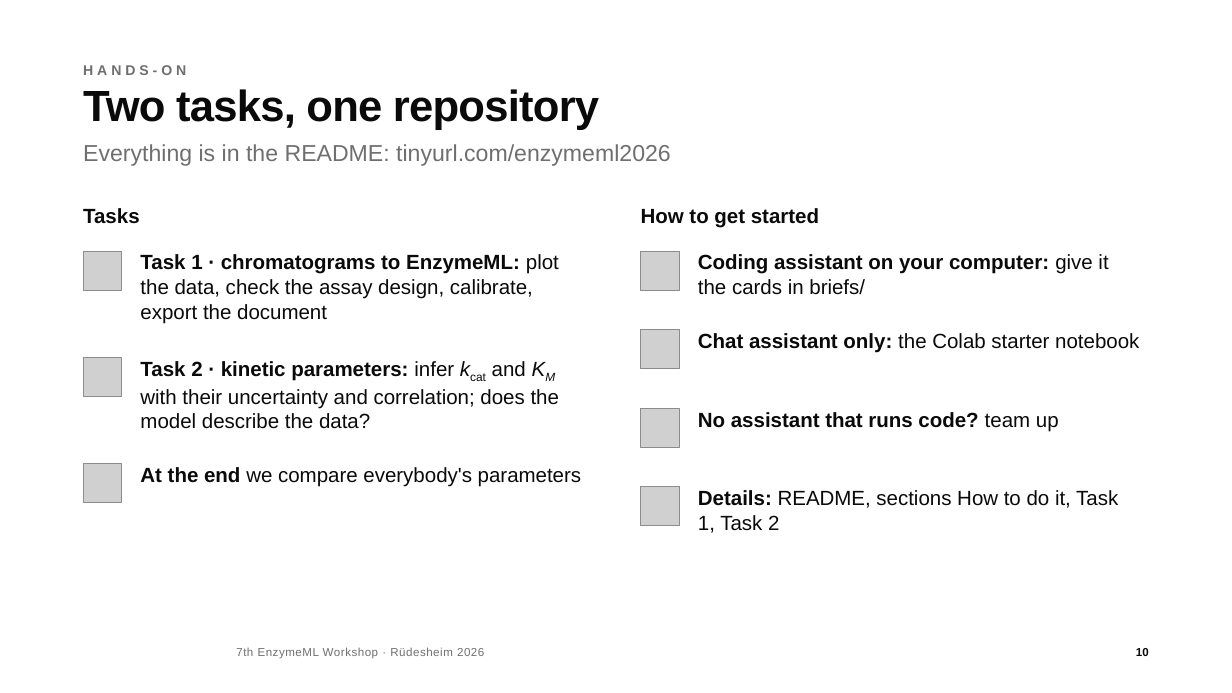
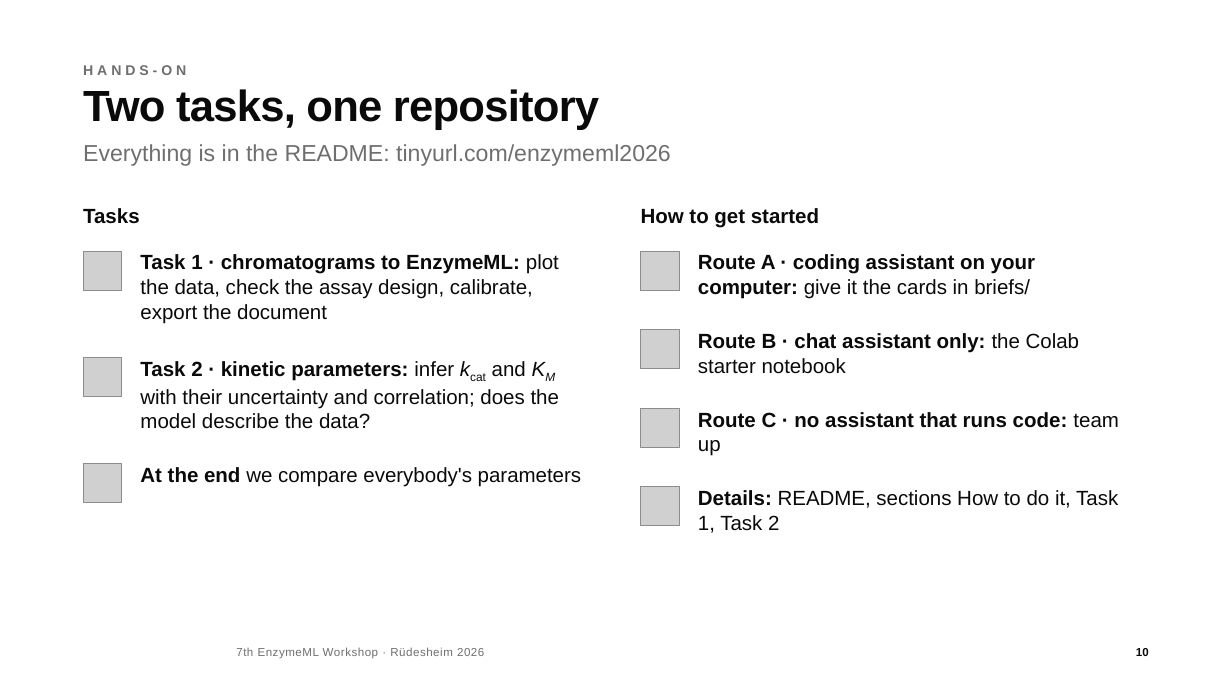
Before and after one commit to haeussma/enzymeml-workshop-modelling-2026, a slide deck: slide 10 of slides/workshop.pptx. Drawn at 1232x693 pixels with LibreOffice and Linux fonts; fonts in the diff are those of the drawing; grey boxes stand for pictures; background and template pictures are left out. Boxes give left, top, right and bottom in pixels: in the first picture for what was removed or moved away, otherwise in the second. Text is boxed around its words. In the diff, an @@ line names an element or a change of style, - is before the commit and + after.

```diff
--- a/slides/workshop.pptx
+++ b/slides/workshop.pptx
@@ text at [698,254,1035,299]: text changed @@
-Coding assistant on your computer: give it the cards in briefs/
+Route A · coding assistant on your computer: give it the cards in briefs/
@@ text at [698,333,1079,374]: text changed; bold on @@
-Chat assistant only: the Colab starter notebook
+Route B · chat assistant only: the Colab starter notebook
@@ text at [698,412,1119,456]: text changed @@
-No assistant that runs code? team up
+Route C · no assistant that runs code: team up
```
Also in this commit, not shown: 3 other files.
